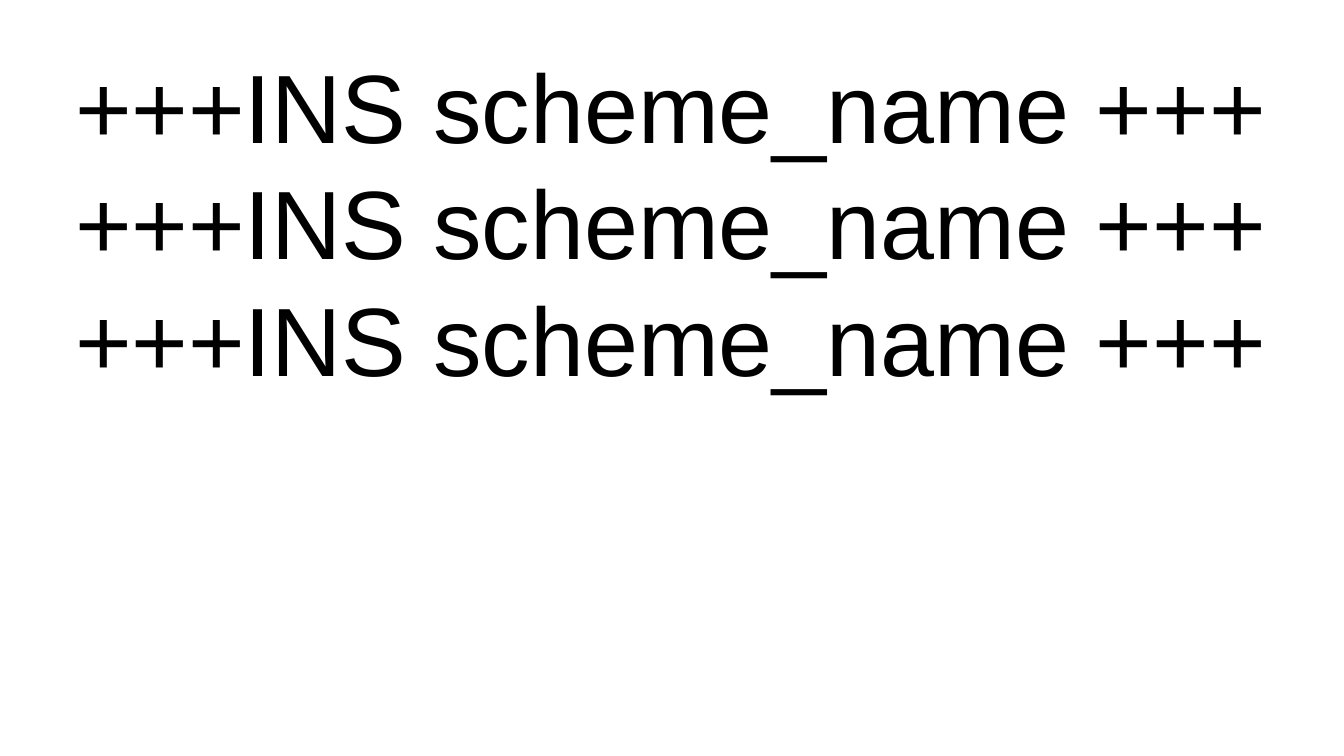
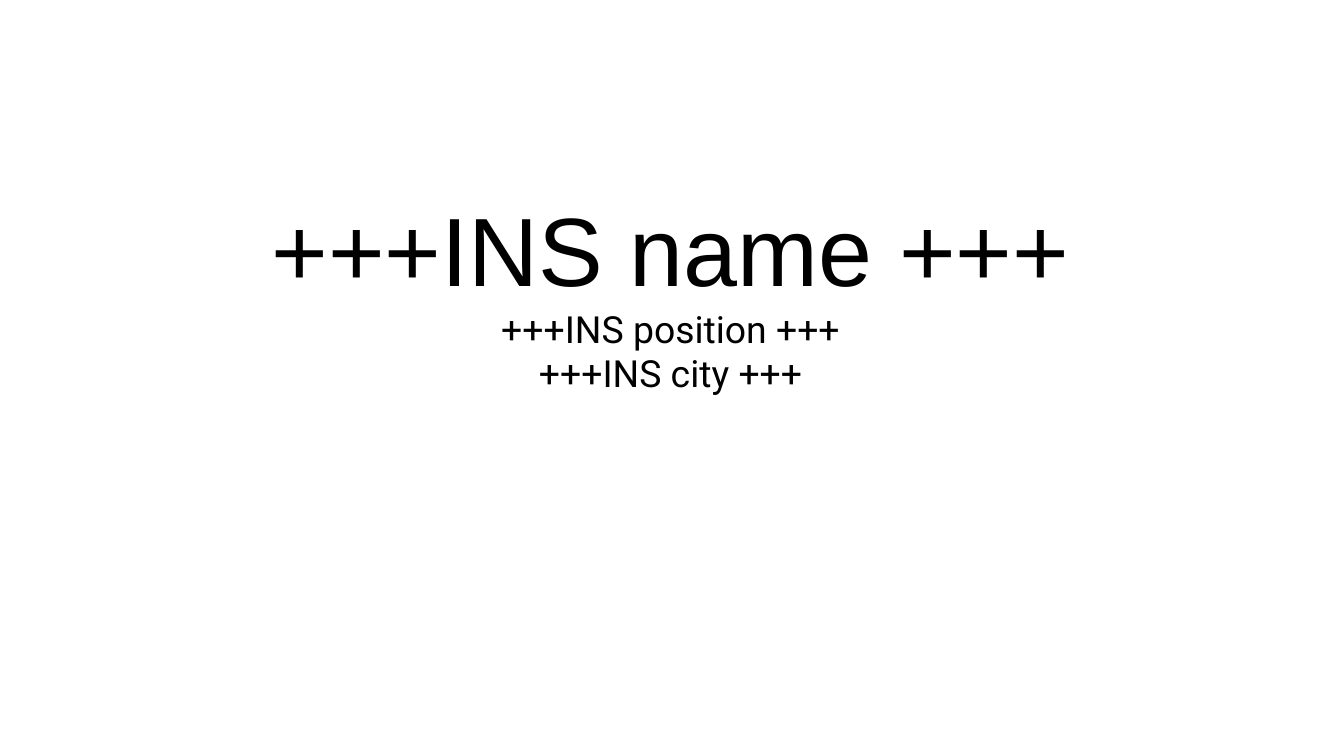
Before and after one commit to GayashanSameera/PythonPPTXGen, a slide deck: slide 1 of input_2.pptx. Drawn at 1344x756 pixels with LibreOffice and Linux fonts; fonts in the diff are those of the drawing. Boxes give left, top, right and bottom in pixels: in the first picture for what was removed or moved away, otherwise in the second. Text is boxed around its words. In the diff, an @@ line names an element or a change of style, - is before the commit and + after.

```diff
--- a/input_2.pptx
+++ b/input_2.pptx
@@ text at box(272, 218, 873, 395): text changed; size 52 to 20 pt; font Arial to Roboto @@
-+++INS scheme_name +++
-+++INS scheme_name +++
-+++INS scheme_name +++
++++INS name +++
++++INS position +++
++++INS city +++
```
Also in this commit, not shown: 6 other slides changed, 3 other files.
